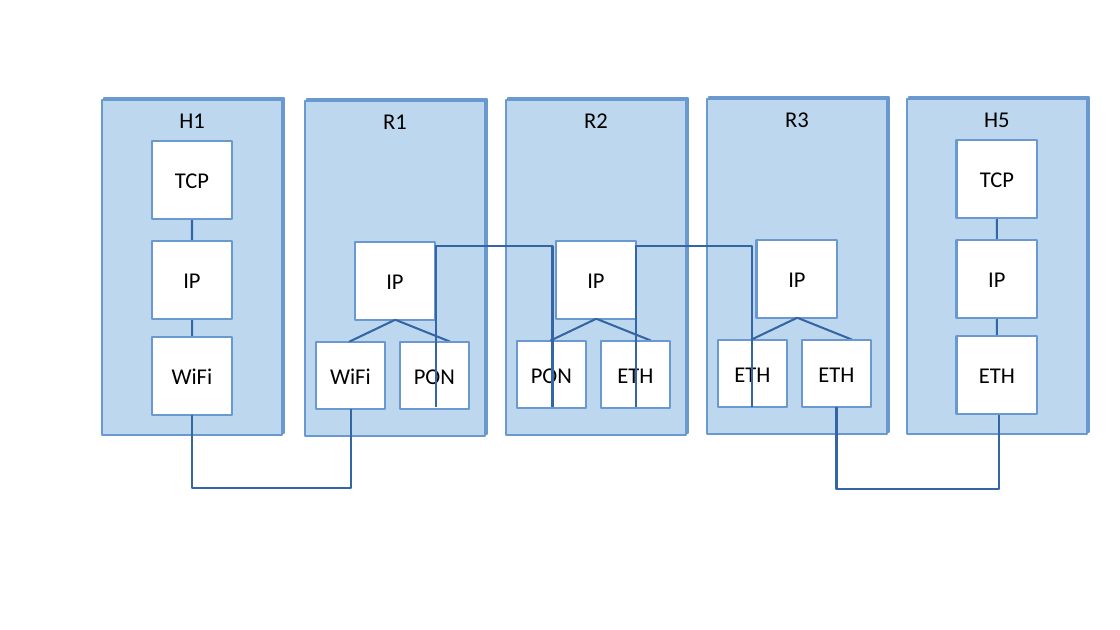
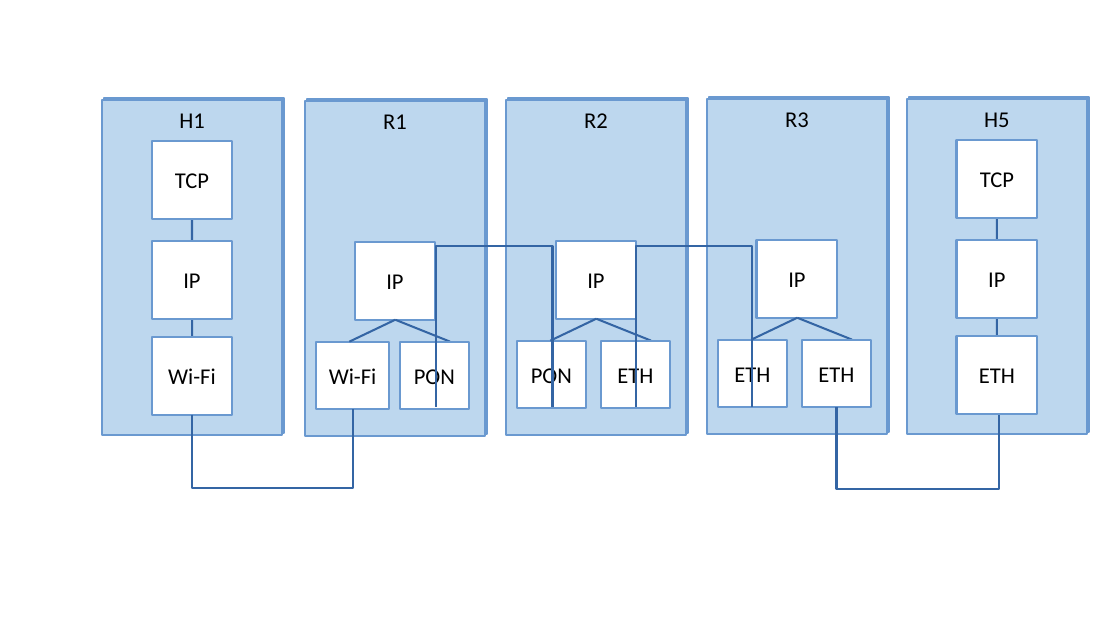
Before and after one commit to SystemsApproach/7E, a slide deck: slide 4 of federation/figures/federation.odp. Drawn at 1120x630 pixels with LibreOffice and Linux fonts; fonts in the diff are those of the drawing. Boxes give left, top, right and bottom in pixels: in the first picture for what was removed or moved away, otherwise in the second. Text is boxed around its words. In the diff, an @@ line names an element or a change of style, - is before the commit and + after.

```diff
--- a/federation/figures/federation.odp
+++ b/federation/figures/federation.odp
@@ rectangle "Wi-Fi" resized from (x1=316, y1=341, x2=384, y2=409) to (x1=316, y1=341, x2=389, y2=409) @@
@@ text in rectangle at (x1=168, y1=368, x2=216, y2=384): text changed @@
-WiFi
+Wi-Fi
@@ text in rectangle at (x1=329, y1=368, x2=377, y2=384): text changed @@
-WiFi
+Wi-Fi
@@ elbow line (192, 415) - (353, 409): route changed @@
```
Also in this commit, not shown: 1 other slide changed, 6 other files.
